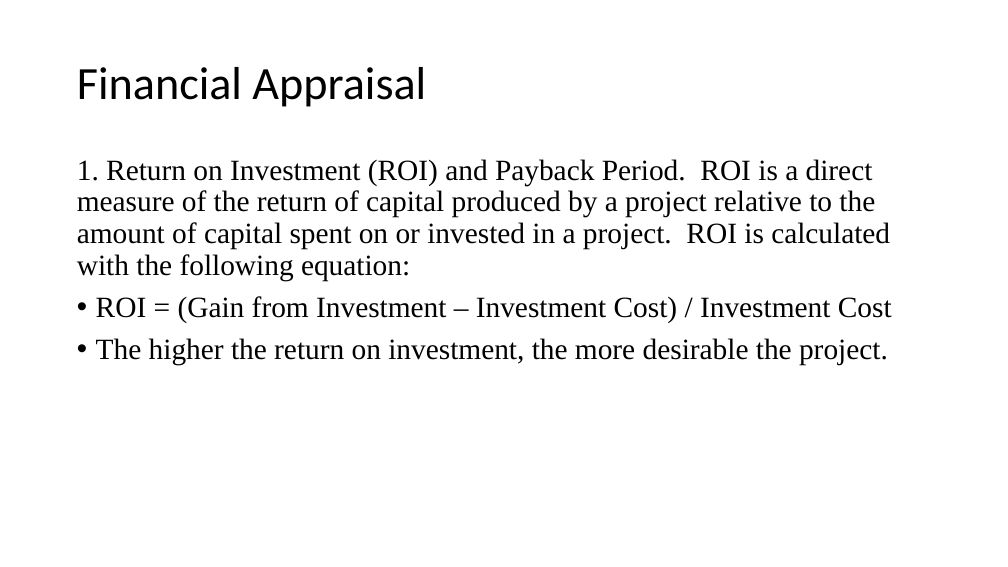
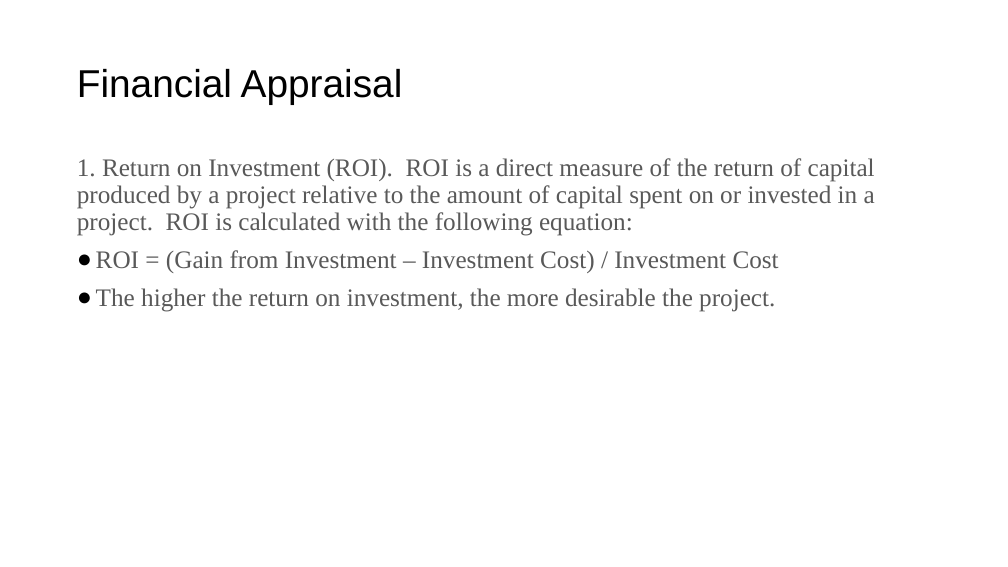
Before and after one commit to vk0810-k/College-B.Tech, a slide deck: slide 37 of Fourth Year/SEM VIII/IT Project Management - Prof. Asha Rawat/Ppt's/Unit 1.pptx (slide 36 before the commit). Drawn at 1008x567 pixels with LibreOffice and Linux fonts; fonts in the diff are those of the drawing. Boxes give left, top, right and bottom in pixels: in the first picture for what was removed or moved away, otherwise in the second. Text is boxed around its words. In the diff, an @@ line names an element or a change of style, - is before the commit and + after.

```diff
--- a/Fourth Year/SEM VIII/IT Project Management - Prof. Asha Rawat/Ppt's/Unit 1.pptx
+++ b/Fourth Year/SEM VIII/IT Project Management - Prof. Asha Rawat/Ppt's/Unit 1.pptx
@@ title "Financial Appraisal" at (77, 69, 403, 104): size 44 to 37 pt, font Calibri to Arial @@
@@ text at (77, 158, 875, 236): text changed; size 28 to 24 pt; text colour #000000 to #595959 @@
-1. Return on Investment (ROI) and Payback Period. ROI is a direct measure of the return of capital produced by a project relative to the amount of capital spent on or invested in a project. ROI is calculated with the following equation:
+1. Return on Investment (ROI). ROI is a direct measure of the return of capital produced by a project relative to the amount of capital spent on or invested in a project. ROI is calculated with the following equation:
@@ text at (96, 250, 779, 312): size 28 to 24 pt, text colour #000000 to #595959 in "ROI = (Gain from Investment – Investment ...", "The higher the return on investment, the ..."; bullet • to ● @@
```
Also in this commit, not shown: 42 other slides changed, 9 slides added, 2 slides removed, 8 other files.
